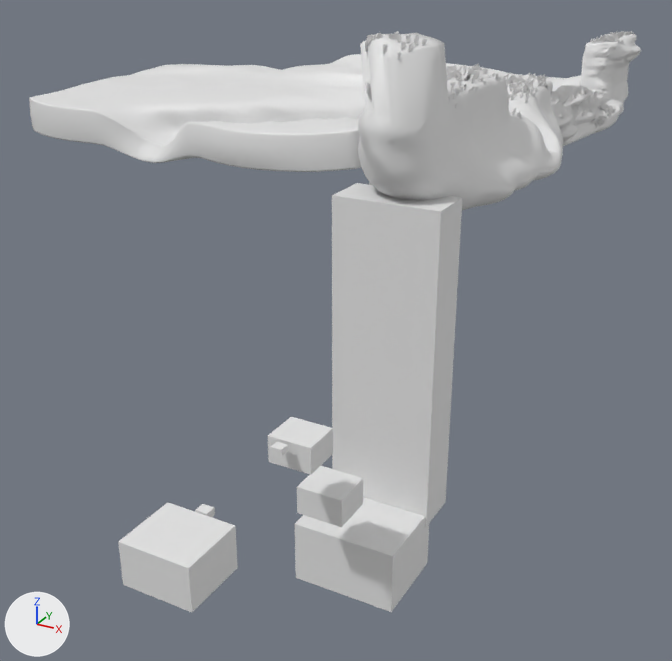
Before and after pictures for a commit that changed the FBX model Singularity-Game/Assets/Assets_Environment/forest.fbx.
Before and after are seen from a 50 mm lens placed at (104.0, -413.0, 129.0), pointed at (-47.0, -139.0, -8.0). Arrows for +X, +Y and +Z are at lower left; the lights stay in place. Materials are left out; every surface is plain grey. Where no turn or scale is listed for an object, it has been applied to the vertices. Vertices at the same position are counted once.

The first picture shows 'Background01', 'Background_CrashSite', 'Cliff01', 'Grass01', 'Ground', 'Ground02', 'Ground03', 'Island01', 'Island02', 'Island02.001', 'Island02.002', 'Island03', 'Plane.001'.
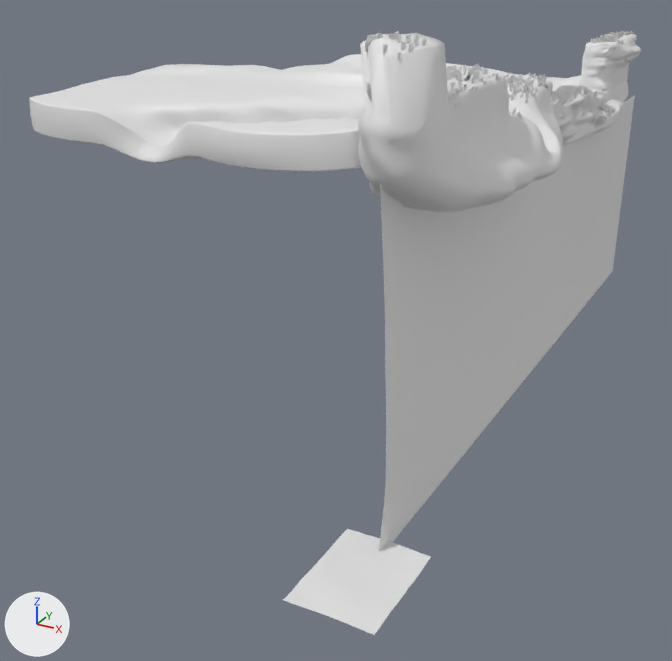
Boxes [x1, y1, x2, y2] around the edits, measured in the pictures (672 x 661 px):
'Underground01', added
    after: [379, 95, 635, 551]
'Cliff01', deleted
    before: [332, 183, 462, 527]
'Ground03', reshaped, moved, rescaled
    before: [295, 497, 429, 612]
    after: [283, 529, 431, 635]
'Island03', deleted
    before: [118, 502, 238, 612]
'Island01', deleted
    before: [297, 466, 363, 527]
'Island02', deleted
    before: [268, 417, 333, 475]
'Island02.001', deleted
    before: [271, 442, 288, 457]
'Island02.002', deleted
    before: [195, 504, 215, 517]

The change in detail:
me_cube_014 is used by ob_ground03; location (9.9, -226.9, -25.6); rotation (0.0, 3.142, 0.0), in degrees (0, 180, 0); scale (-14.4, -11.5, -8.77).
me_cube_014 had 8 vertices, 6 faces and spanned x -1.0..1.0, y -1.0..1.0, z -1.0..1.0.
me_cube_014 now has 529 vertices, 484 faces and spans x -13.58..13.75, y -18.35..18.3, z -0.37..0.72.
me_cube_014 part 1: 8 vertices removed from x -1.0..1.0, y -1.0..1.0, z -1.0..1.0; 529 vertices added at x -13.58..13.75, y -18.35..18.3, z -0.37..0.72.
Mesh me_plane_003 is new.
It has 144 vertices, 121 faces and spans x 0.0, y -141.0..138.0, z -45.0..70.0.
Object 'Island02' (ob_island02) is deleted.
Object 'Cliff01' (ob_cliff01) is deleted.
Object 'Island03' (ob_island03) is deleted.
Object 'Ground03' (ob_ground03) moves from (9.9, -226.9, -25.6) to (9.3, -227.3, -36.6).
Object 'Ground03' (ob_ground03) is rescaled from (-14.4, -11.5, -8.77) to (1.0, 1.0, 1.0).
Object 'Island02.001' (ob_island02_001) is deleted.
Object 'Island02.002' (ob_island02_002) is deleted.
Object 'Island01' (ob_island01) is deleted.
Object 'Underground01' (ob_underground01) is new; it shows me_plane_003.
Its location is (9.2, -78.2, 6.4).
